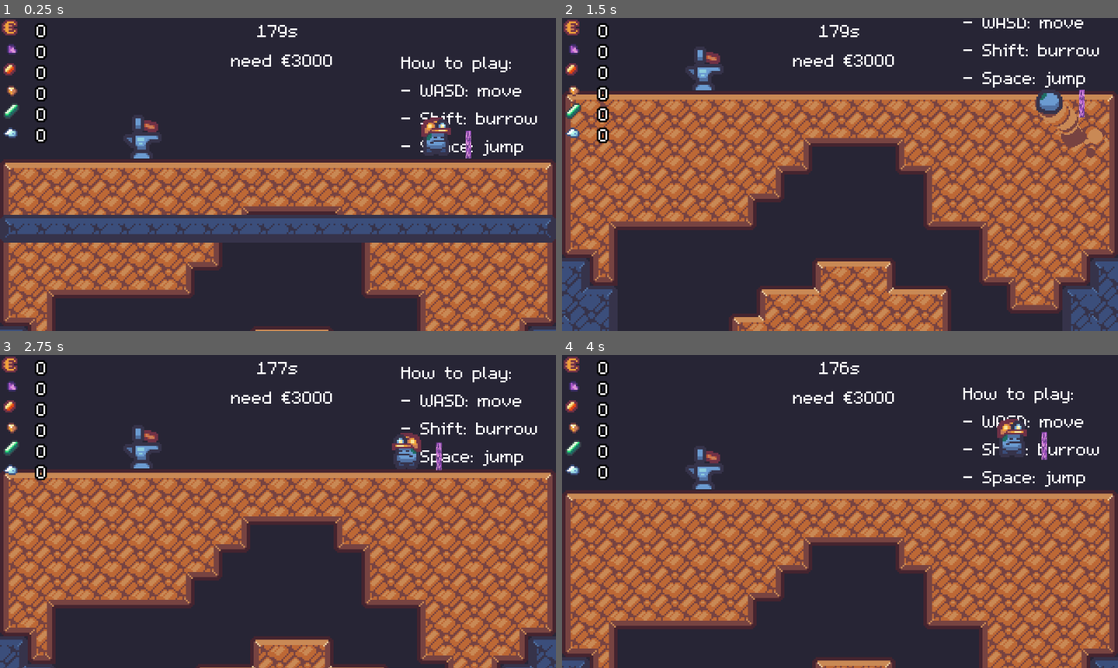
Above: before the commit, frames 1-4 (two rows, left to right).
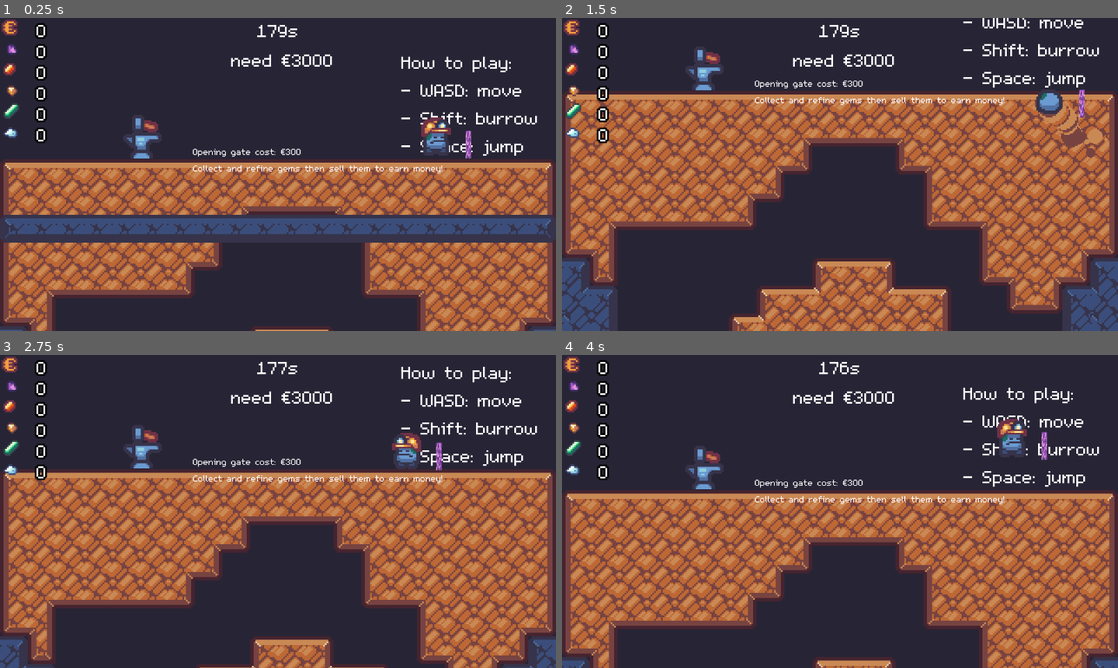
Above: after the commit, the same moments.

Repository: Ninesliced/ludumdare-57
Game: Godot game, scene res://scenes/main.tscn
Two runs of this game, one before a commit and one after it. Both use one fixed random seed, a clock stepped at 60 frames per second and the inputs below. The engine's default icon, where the game draws it, is replaced by a stand-in: a white triangle on a blue panel in a dark square.
Inputs (mouse positions are in pixels of both pictures, inside the frame that each line leads up to):
- Up to frame 1 (0.25 s): no input
- Up to frame 2 (1.5 s): move the mouse to (962, 158) at 0.52 s; hold D (right) 0.53-1.25 s; hold J (burrow) 0.53-1.25 s; click (962, 158) at 0.67 s; tap Space (jump) at 0.77 s; drag from (728, 190) to (706, 43) at 1.27 s
- Up to frame 3 (2.75 s): move the mouse to (333, 442) at 2.02 s; hold A (left) from 2.03 s (still down); hold Right mouse button (right_click) from 2.03 s (still down)
- Up to frame 4 (4 s): release A (left) at 2.75 s; release Right mouse button (right_click) at 2.75 s; drag from (812, 574) to (967, 455) at 2.77 s; move the mouse to (1006, 558) at 3.52 s; press the mouse at (1006, 558) at 3.53 s; hold D (right) from 3.53 s (still down); tap Space (jump) at 3.77 s

The runs differ from the first frame. In frame 1, 0.5% of the frame differs, in the area x 34-80%, y 41-50%; in frame 2, 0.5%; in frame 3, 0.5%; in frame 4, 0.5%.

Commit message:
Tutorial

Diff:
--- a/global.gd
+++ b/global.gd
@@ -22,7 +22,7 @@
 
 var money = 0:
 	set(value):
-		money = max(0, value)
+		money = value
 		inventory.changed.emit()
 
 @onready var autosave_timer = Timer.new()
--- a/scenes/map/map_loader.tscn
+++ b/scenes/map/map_loader.tscn
@@ -30,6 +30,9 @@
 
 [sub_resource type="OccluderPolygon2D" id="OccluderPolygon2D_bnx3j"]
 polygon = PackedVector2Array(0, 0, 320, 0, 320, 208, 0, 208)
+
+[sub_resource type="LabelSettings" id="LabelSettings_pm3rx"]
+font_size = 8
 
 [node name="MapLoader" type="Node2D" groups=["MapLoader"]]
 script = ExtResource("1_3hcf8")
@@ -79,3 +82,12 @@
 - WASD: move
 - Shift: burrow
 - Space: jump"
+
+[node name="Label2" type="Label" parent="."]
+offset_left = 111.0
+offset_top = 120.0
+offset_right = 260.0
+offset_bottom = 139.0
+text = "Opening gate cost: €300
+Collect and refine gems then sell them to earn money!"
+label_settings = SubResource("LabelSettings_pm3rx")
Not shown: 1 places in scenes/map/map_loader.tscn that only renumber resources
